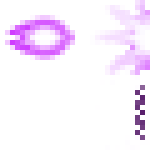
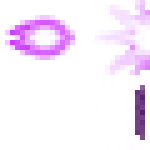
Revision of a layered w=150, h=150 image; what changed, layer by layer:
painted on "Gitter #2" over left=135, top=90, right=145, bottom=135
